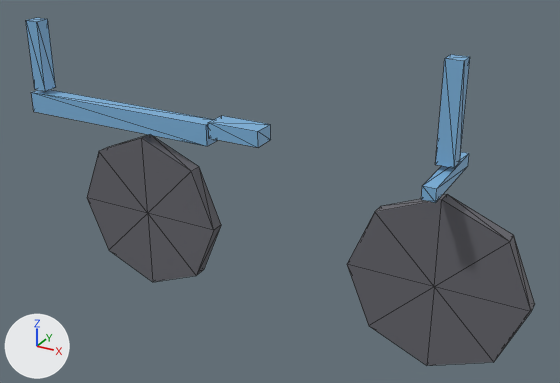
Before and after pictures for a commit that changed the glTF model public/studio/v2.15.0/d_bicycle/model.glb.
Rendered twice from a 50 mm camera at (2.89, -6.0, 3.56) aimed at (-0.46, 0.09, 0.52). Arrows for +X, +Y and +Z are at lower left; the lights stay in place. The first picture is the older version. Mesh edges are drawn as thin lines. Where no turn or scale is listed for an object, it has been applied to the vertices.

The scene before the commit, as lines of its bpy script (objects in view):
```python
me_geometry_0 = bpy.data.meshes.new('geometry_0')
me_geometry_0.from_pydata(...)  # an 8-sided cylinder along y spanning x 0.35..2.05, y -0.07..0.07, z -0.85..0.85
me_geometry_0.materials.append(mat_defaultmaterial)
me_geometry_1 = bpy.data.meshes.new('geometry_1')
me_geometry_1.from_pydata(...)  # an 8-sided cylinder along y spanning x -2.84..-1.14, y -0.07..0.07, z -0.85..0.85
me_geometry_1.materials.append(mat_defaultmaterial_001)
me_geometry_2 = bpy.data.meshes.new('geometry_2')
me_geometry_2.from_pydata(...)  # a box spanning x -3.47..-1.17, y -0.09..0.09, z 0.92..1.14
me_geometry_2.materials.append(mat_defaultmaterial_002)
me_geometry_3 = bpy.data.meshes.new('geometry_3')
me_geometry_3.from_pydata(...)  # a box spanning x -3.424..-3.264, y -0.08..0.08, z 1.177..1.927
me_geometry_3.materials.append(mat_defaultmaterial_003)
me_geometry_5 = bpy.data.meshes.new('geometry_5')
me_geometry_5.from_pydata(...)  # a box spanning x 1.12..1.28, y -0.08..0.08, z 1.16..2.06
me_geometry_5.materials.append(mat_defaultmaterial_005)
ob_part0 = bpy.data.objects.new('part0', me_geometry_0)
ob_part0.location = (0.0, 0.0, 0.0)
ob_part1 = bpy.data.objects.new('part1', me_geometry_1)
ob_part1.location = (0.0, 0.0, 0.0)
ob_part2 = bpy.data.objects.new('part2', me_geometry_2)
ob_part2.location = (0.0, 0.0, 0.0)
ob_part3 = bpy.data.objects.new('part3', me_geometry_3)
ob_part3.location = (0.0, 0.0, 0.0)
ob_part5 = bpy.data.objects.new('part5', me_geometry_5)
ob_part5.location = (0.0, 0.0, 0.0)
# also in view: 'part6' at (1.2, 0.0, 1.05); 'part4' at (-0.85, 0.0, 1.1)
```
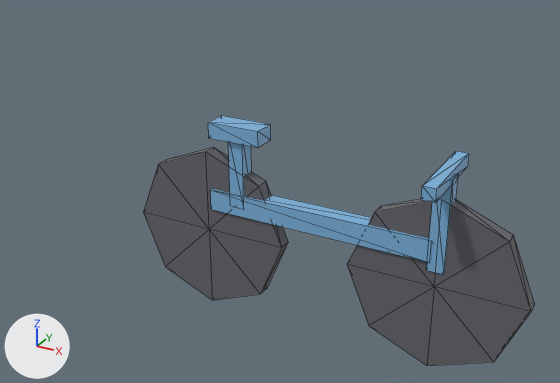
Boxes (x1, y1, x2, y2) around the edits, measured in the pictures (560 x 383 px):
'part1', moved
    before: (87, 135, 221, 282)
    after: (143, 147, 288, 300)
'part2', moved
    before: (31, 90, 217, 146)
    after: (211, 189, 432, 263)
'part5', moved
    before: (435, 54, 470, 168)
    after: (426, 174, 459, 275)
'part3', moved
    before: (26, 18, 56, 91)
    after: (228, 142, 252, 197)

Edits to the bpy script that builds the scene:
```text
Change me_geometry_1:
    used by ob_part1; location = (0.0, 0.0, 0.0)
    remove me_geometry_1.from_pydata(...)  # 18 vertices, 32 faces; spans x -2.84..-1.14, y -0.07..0.07, z -0.85..0.85
    add me_geometry_1.from_pydata(...)  # 18 vertices, 32 faces; spans x -2.05..-0.35, y -0.07..0.07, z -0.85..0.85
    me_geometry_1 part 1: the whole mesh is moved by (0.79, 0.0, 0.0)
Change me_geometry_2:
    used by ob_part2; location = (0.0, 0.0, 0.0)
    remove me_geometry_2.from_pydata(...)  # 8 vertices, 12 faces; spans x -3.47..-1.17, y -0.09..0.09, z 0.92..1.14
    add me_geometry_2.from_pydata(...)  # 8 vertices, 12 faces; spans x -1.15..1.15, y -0.09..0.09, z 0.24..0.46
    me_geometry_2 part 2: the whole mesh is moved by (2.32, 0.0, -0.68)
Change me_geometry_3:
    used by ob_part3; location = (0.0, 0.0, 0.0)
    remove me_geometry_3.from_pydata(...)  # 8 vertices, 12 faces; spans x -3.424..-3.264, y -0.08..0.08, z 1.177..1.927
    add me_geometry_3.from_pydata(...)  # 8 vertices, 12 faces; spans x -0.93..-0.77, y -0.08..0.08, z 0.325..1.075
    me_geometry_3 part 3: the whole mesh is moved by (2.494, 0.0, -0.852)
Change me_geometry_5:
    used by ob_part5; location = (0.0, 0.0, 0.0)
    remove me_geometry_5.from_pydata(...)  # 8 vertices, 12 faces; spans x 1.12..1.28, y -0.08..0.08, z 1.16..2.06
    add me_geometry_5.from_pydata(...)  # 8 vertices, 12 faces; spans x 1.12..1.28, y -0.08..0.08, z 0.15..1.05
    me_geometry_5 part 4: the whole mesh is moved by (0.0, 0.0, -1.01)
```
